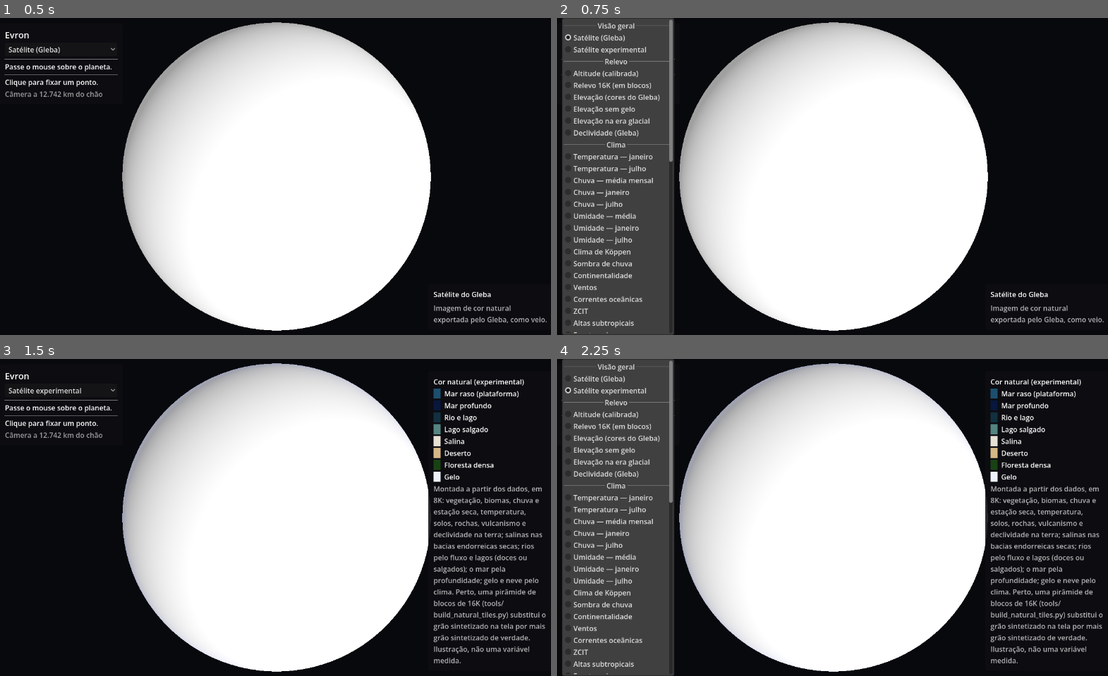
Above: before the commit, frames 1-4 (two rows, left to right).
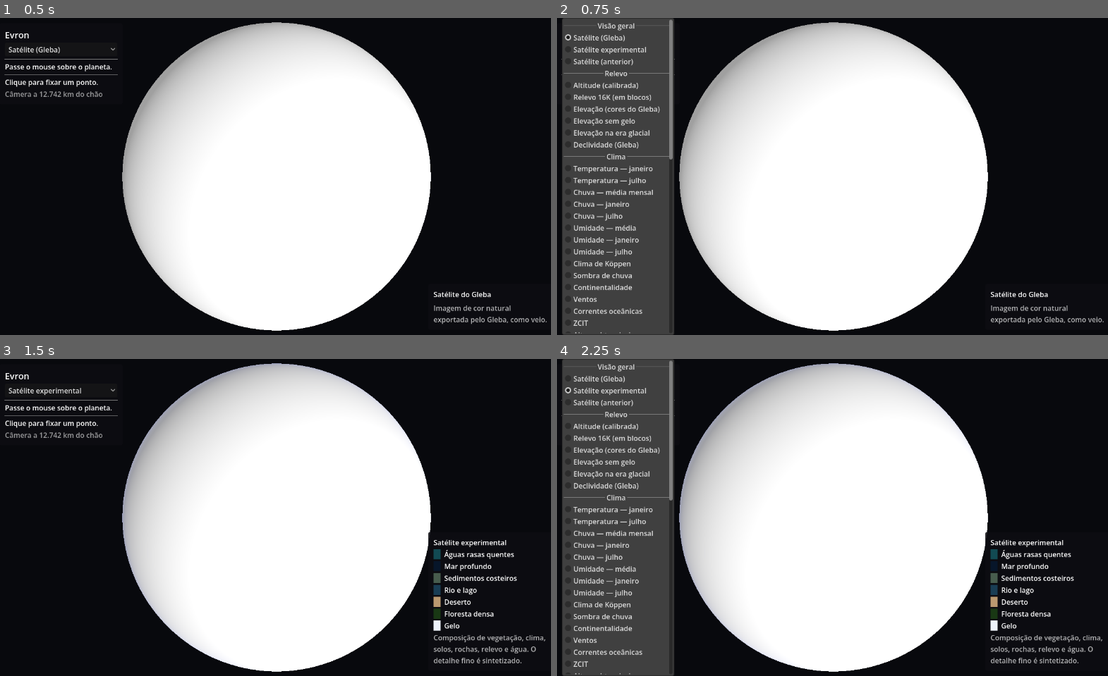
Above: after the commit, the same moments.

Repository: Normandioo/TheOneWhomShallNotBeNamed
Game: Godot game, scene res://scenes/main.tscn
Two runs of this game, one before a commit and one after it. Both use one fixed random seed, a clock stepped at 60 frames per second and the inputs below.
Inputs:
- Up to frame 1 (0.5 s): no input
- Up to frame 2 (0.75 s): click "Satélite (Gleba)" at 0.5 s
- Up to frame 3 (1.5 s): click "Satélite (Gleba)" at 1.25 s
- Up to frame 4 (2.25 s): click "Satélite experimental" at 2 s

Frame 1 is identical in both runs. In frame 2, 2.4% of the frame differs, in the area x 1-21%, y 12-100%; in frame 3, 4.4%; in frame 4, 6.8%, in the area x 1-100%, y 6-100%.

Commit message:
Integra o satélite experimental com rios indexados

Diff:
--- a/project.godot
+++ b/project.godot
@@ -18,3 +18,22 @@
 
 window/size/viewport_width=1280
 window/size/viewport_height=720
+
+[shader_globals]
+
+satellite_optics={
+"type": "sampler2D",
+"value": ""
+}
+satellite_river_atlas={
+"type": "sampler2D",
+"value": ""
+}
+satellite_optics_on={
+"type": "float",
+"value": 0.0
+}
+satellite_rivers_on={
+"type": "float",
+"value": 0.0
+}
--- a/scripts/data/evron_maps.gd
+++ b/scripts/data/evron_maps.gd
@@ -40,3 +40,17 @@
 static func height_at(img: Image, n: Vector3) -> float:
 	var p := EvronGeo.pixel(n, img.get_size())
 	return img.get_pixel(p.x, p.y).r
+
+
+## Índice espacial e trechos dos rios em texels RGBA float32 (tools/build_indexed_rivers.py).
+static func load_satellite_rivers() -> Image:
+	var file := FileAccess.open(DIR + "rivers_indexed.rgbaf", FileAccess.READ)
+	if file == null:
+		return null
+	var magic := file.get_32()
+	var rows := file.get_32()
+	const WIDTH := 1024
+	if magic != 0x32525645 or rows < 512 or rows > 8192 or file.get_length() != 8 + WIDTH * rows * 16:
+		push_warning("Índice dos rios inválido. Gere os dados com tools/build_indexed_rivers.py.")
+		return null
+	return Image.create_from_data(WIDTH, rows, false, Image.FORMAT_RGBAF, file.get_buffer(WIDTH * rows * 16))
--- a/scripts/ui/map_layers.gd
+++ b/scripts/ui/map_layers.gd
@@ -23,7 +23,13 @@
 static var LAYERS := [  # static var (não const): Color8 não é aceito em expressão constante
 	{"group": "Visão geral", "menu": "Satélite (Gleba)", "file": "Satelite.png", "kind": "image", "title": "Satélite do Gleba",
 		"text": "Imagem de cor natural exportada pelo Gleba, como veio."},
-	{"group": "Visão geral", "menu": "Satélite experimental", "file": "natural.png", "kind": "natural", "tiles": "natural",
+	{"group": "Visão geral", "menu": "Satélite experimental", "file": "natural_satellite.png",
+		"kind": "natural", "tiles": "natural_satellite", "title": "Satélite experimental",
+		"text": "Composição de vegetação, clima, solos, rochas, relevo e água. O detalhe fino é sintetizado.",
+		"items": [[Color(0.072, 0.289, 0.326), "Águas rasas quentes"], [Color(0.028, 0.087, 0.164), "Mar profundo"],
+		[Color(0.28, 0.36, 0.30), "Sedimentos costeiros"], [Color(0.10, 0.24, 0.33), "Rio e lago"],
+		[Color(0.73, 0.60, 0.44), "Deserto"], [Color(0.10, 0.22, 0.08), "Floresta densa"], [Color(0.93, 0.95, 0.98), "Gelo"]]},
+	{"group": "Visão geral", "menu": "Satélite (anterior)", "file": "natural.png", "kind": "natural", "tiles": "natural",
 		"title": "Cor natural (experimental)",
 		"text": "Montada a partir dos dados, em 8K: vegetação, biomas, chuva e estação seca, temperatura, solos, rochas, vulc …(344 unchanged characters)…
 		"items": [[Color(0.11, 0.31, 0.43), "Mar raso (plataforma)"], [Color(0.03, 0.09, 0.24), "Mar profundo"],
--- a/scripts/view/globe_material.gd
+++ b/scripts/view/globe_material.gd
@@ -4,6 +4,10 @@
 
 const GLOBE_SHADER = preload("res://shaders/globe.gdshader")
 const EvronMaps = preload("res://scripts/data/evron_maps.gd")
+
+var _satellite_loaded := false
+var _satellite_optics: ImageTexture
+var _satellite_river_atlas: ImageTexture
 
 var material: ShaderMaterial
 var height_texture: ImageTexture  # também usada pelos blocos (TileLayer), para o mesmo relevo
@@ -29,6 +33,10 @@
 	material.set_shader_parameter("mode", MODES[layer["kind"]])
 	material.set_shader_parameter("nearest", layer.get("nearest", false))
 	var file: String = layer.get("file", "")
+	var experimental := file == "natural_satellite.png"
+	material.set_shader_parameter("experimental", experimental)
+	if experimental:
+		_load_satellite()
 	if file == "" or file == layer_file:
 		return
 	var img := EvronMaps.load_layer(file)
@@ -37,7 +45,8 @@
 		return
 	if layer["kind"] == "natural":
 		img.generate_mipmaps()  # 8K num disco de ~700 px: sem mipmaps a imagem cintila ao girar
-		_load_rivers()
+		if not experimental:
+			_load_rivers()
 	var tex := ImageTexture.create_from_image(img)
 	material.set_shader_parameter("layer_linear", tex)
 	material.set_shader_parameter("layer_nearest", tex)
@@ -57,3 +66,20 @@
 	material.set_shader_parameter("river_offset", ImageTexture.create_from_image(off))
 	material.set_shader_parameter("river_width", ImageTexture.create_from_image(width))
 	material.set_shader_parameter("rivers_on", true)
+
+
+func _load_satellite() -> void:
+	if _satellite_loaded:
+		return
+	_satellite_loaded = true
+	if FileAccess.file_exists(EvronMaps.DIR + "natural_water.png"):
+		var optics := EvronMaps.load_layer("natural_water.png")
+		if optics != null:
+			_satellite_optics = ImageTexture.create_from_image(optics)
+			RenderingServer.global_shader_parameter_set("satellite_optics", _satellite_optics)
+			RenderingServer.global_shader_parameter_set("satellite_optics_on", 1.0)
+	var rivers := EvronMaps.load_satellite_rivers()
+	if rivers != null:
+		_satellite_river_atlas = ImageTexture.create_from_image(rivers)
+		RenderingServer.global_shader_parameter_set("satellite_river_atlas", _satellite_river_atlas)
+		RenderingServer.global_shader_parameter_set("satellite_rivers_on", 1.0)
--- a/scripts/view/tile_layer.gd
+++ b/scripts/view/tile_layer.gd
@@ -25,6 +25,7 @@
 var name_id := ""
 
 var drawn: Array[String] = []     # blocos na tela no último quadro (para os testes e as medições)
+var gutter := 0
 var ext := "jpg"                  # extensão dos blocos (manifest "format"): "natural" usa png, para ter alfa
 var _tiles := {}                  # chave "z/y/x" -> {"node": MeshInstance3D, "used": int}
 var _loading := {}                # chave -> id da tarefa
@@ -45,6 +46,7 @@
 	levels = int(manifest["levels"])
 	tile_px = int(manifest["tile"])
 	ext = String(manifest.get("format", "jpg"))
+	gutter = int(manifest.get("gutter", 0))
 	radius = globe_radius
 	_height_tex = height_tex
 	for x in 2:
@@ -202,6 +204,8 @@
 	mat.set_shader_parameter("tile", ImageTexture.create_from_image(img))
 	mat.set_shader_parameter("height_map", _height_tex)
 	mat.set_shader_parameter("natural", name_id == "natural")
+	mat.set_shader_parameter("experimental", name_id == "natural_satellite")
+	mat.set_shader_parameter("tile_inset", float(gutter) / (tile_px + 2 * gutter))
 	var node := MeshInstance3D.new()
 	node.mesh = _patch(_bounds(z, int(key.get_slice("/", 1)), int(key.get_slice("/", 2))), SEGMENTS[mini(z, SEGMENTS.size() - 1)])
 	node.material_override = mat
--- a/shaders/globe.gdshader
+++ b/shaders/globe.gdshader
@@ -6,6 +6,9 @@
 
 #include "res://shaders/relief.gdshaderinc"
 #include "res://shaders/natural.gdshaderinc"
+#include "res://shaders/experimental.gdshaderinc"
+
+uniform bool experimental = false;
 
 uniform sampler2D layer_linear : source_color, filter_linear_mipmap_anisotropic, repeat_enable; // camada atual, valores contínuos
 uniform sampler2D layer_nearest : source_color, filter_nearest, repeat_enable; // a mesma camada, para categorias
@@ -63,6 +66,12 @@
 			dy = dy2;
 		}
 		vec4 nat = textureGrad(layer_linear, uv, dx, dy);
+		if (experimental) {
+			float wet;
+			col = satellite_surface(nat, n, uv, h, detail_m, wet);
+			SPECULAR = 0.14 * wet;
+			ROUGHNESS = mix(1.0, 0.36, wet);
+		} else {
 		// natural.png: RGB = terra e gelo, A = superfície sólida. O resto é água: o mar pintado ao vivo pela altitude;
 		// acima do nível do mar (lagos) a cor da água vem da imagem (doce ou salgada).
 		solid = smoothstep(0.3, 0.7, nat.a);
@@ -93,6 +102,7 @@
 		float wet = max(1.0 - solid, river);
 		SPECULAR = 0.35 * wet;
 		ROUGHNESS = mix(1.0, 0.32, wet);
+		}
 		// Halo azul da atmosfera na borda do disco.
 		EMISSION = vec3(0.10, 0.22, 0.55) * pow(1.0 - clamp(dot(geo_normal, VIEW), 0.0, 1.0), 4.0);
 	}
--- a/shaders/globe_tile.gdshader
+++ b/shaders/globe_tile.gdshader
@@ -8,9 +8,13 @@
 
 #include "res://shaders/relief.gdshaderinc"
 #include "res://shaders/natural.gdshaderinc"
+#include "res://shaders/experimental.gdshaderinc"
+
+uniform bool experimental = false;
 
 uniform sampler2D tile : source_color, filter_linear_mipmap, repeat_disable;
 uniform bool natural = false;
+uniform float tile_inset = 0.0;
 
 varying vec3 obj_pos;
 
@@ -23,12 +27,17 @@
 	vec3 n = normalize(obj_pos);
 	vec2 guv = globe_uv(n);
 	float h = height(guv);
-	vec4 tex = texture(tile, UV);
+	vec4 tex = texture(tile, mix(vec2(tile_inset), vec2(1.0 - tile_inset), UV));
 	vec3 col = tex.rgb;
 	ROUGHNESS = 1.0;
 	SPECULAR = 0.0;
 	float detail_m = 0.0;
-	if (natural) {
+	if (experimental) {
+		float wet;
+		col = satellite_surface(tex, n, guv, h, detail_m, wet);
+		SPECULAR = 0.14 * wet;
+		ROUGHNESS = mix(1.0, 0.36, wet);
+	} else if (natural) {
 		float solid = smoothstep(0.3, 0.7, tex.a);
 		float lat = asin(clamp(n.y, -1.0, 1.0));
 		vec3 water = h >= 0.0 ? tex.rgb : pow(water_color(h, lat), vec3(2.2));
@@ -45,7 +54,7 @@
 	}
 	ALBEDO = col;
 	NORMAL = relief_normal(n, guv, h, NORMAL, VIEW_MATRIX * MODEL_MATRIX);
-	if (natural) {
+	if (natural || experimental) {
 		NORMAL = bump(NORMAL, VERTEX, detail_m * relief * 1e-6);
 	}
 }
Not shown, added: requirements.txt
Not shown, added: shaders/experimental.gdshaderinc
